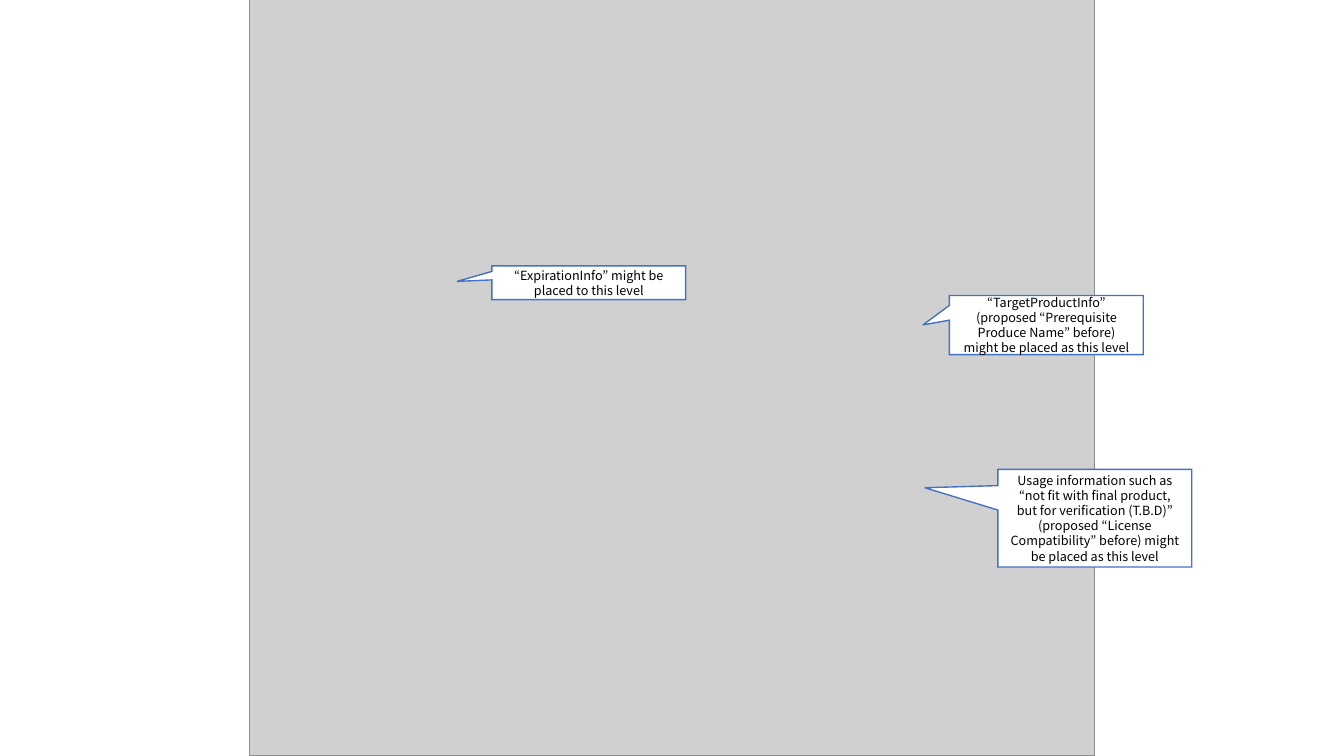
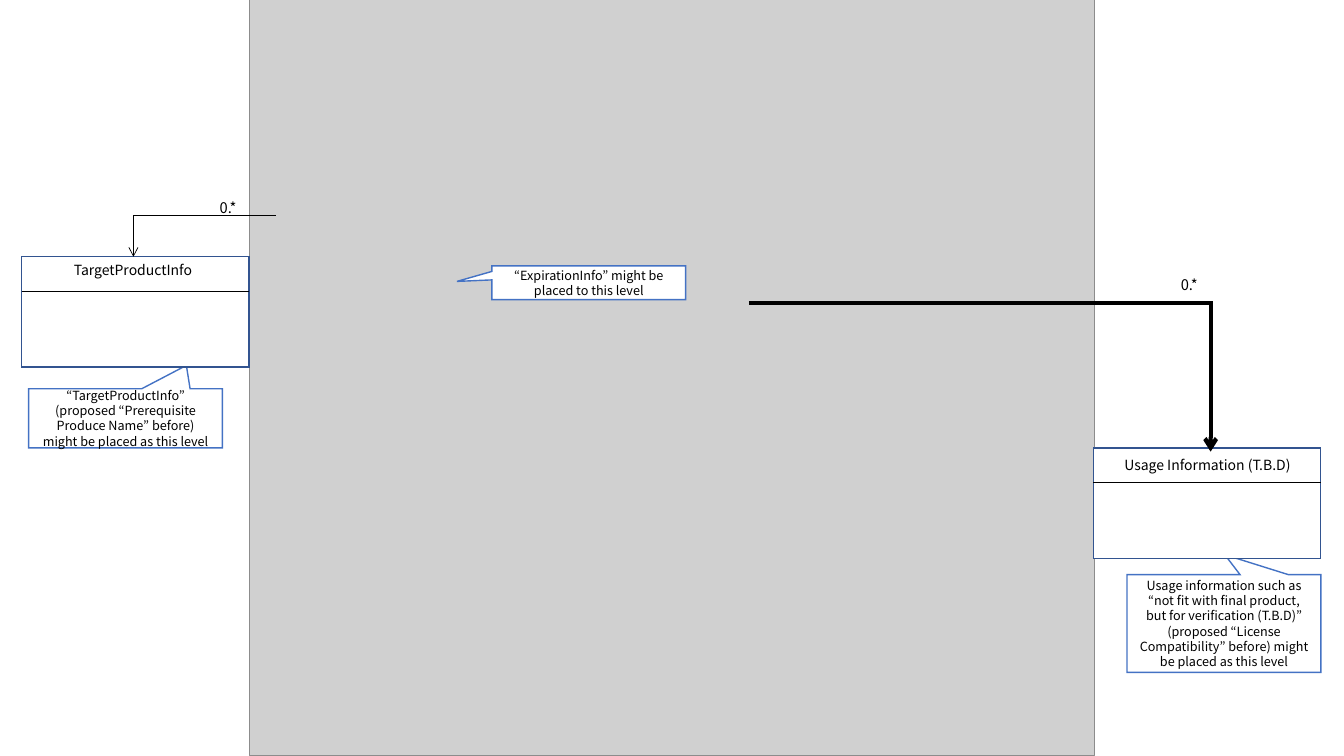
Before and after one commit to OpenChain-Project/Japan-WG-General, a slide deck: slide 1 of License-Info-Exchange/Proposal/UsageProfile_On_SPDX_Structure.pptx. Drawn at 1344x756 pixels with LibreOffice and Linux fonts; fonts in the diff are those of the drawing; grey boxes stand for pictures. Boxes give left, top, right and bottom in pixels: in the first picture for what was removed or moved away, otherwise in the second. Text is boxed around its words. In the diff, an @@ line names an element or a change of style, - is before the commit and + after.

Commit message:
Modified placement of Prerequisite Product Info.

```diff
--- a/License-Info-Exchange/Proposal/UsageProfile_On_SPDX_Structure.pptx
+++ b/License-Info-Exchange/Proposal/UsageProfile_On_SPDX_Structure.pptx
@@ text added at bbox=[220, 201, 237, 216], 10.5 pt, text #000000 @@
+0.*
@@ elbow arrow added from (276, 216) to (133, 257), #000000 0.5 pt @@
@@ rectangle added at bbox=[22, 257, 250, 368], fill #FFFFFF, outline #325491 1 pt @@
@@ text added at bbox=[74, 263, 192, 279], 10 pt, text #000000 @@
+TargetProductInfo
@@ line added from (22, 291) to (249, 291), #000000 0.5 pt @@
@@ text added at bbox=[1181, 278, 1198, 290], 10.5 pt, text #000000 @@
+0.*
@@ elbow arrow added from (749, 303) to (1211, 452), #000000 3 pt @@
@@ speech box "“TargetProductInfo” (proposed “Prerequisite Produce Name” ..." at bbox=[28, 389, 222, 449]: proportions changed @@
@@ speech box "“TargetProductInfo” (proposed “Prerequisite Produce Name” ...": place and size @@
-speech box "“TargetProductInfo” (proposed “Prerequisite Produce Name” ..." at bbox=[950, 295, 1143, 355]
+speech box "“TargetProductInfo” (proposed “Prerequisite Produce Name” ..." at bbox=[28, 389, 222, 449]
@@ rectangle added at bbox=[1094, 448, 1322, 559], fill #FFFFFF, outline #325491 1 pt @@
@@ text added at bbox=[1124, 458, 1291, 474], 10 pt, text #000000 @@
+Usage Information (T.B.D)
@@ line added from (1094, 483) to (1321, 483), #000000 0.5 pt @@
@@ speech box "Usage information such as “not ...": place and size @@
-speech box "Usage information such as “not ..." at bbox=[998, 470, 1192, 568]
+speech box "Usage information such as “not ..." at bbox=[1127, 575, 1321, 673]
@@ speech box "Usage information such as “not ..." at bbox=[1127, 575, 1321, 673]: proportions changed @@
```
